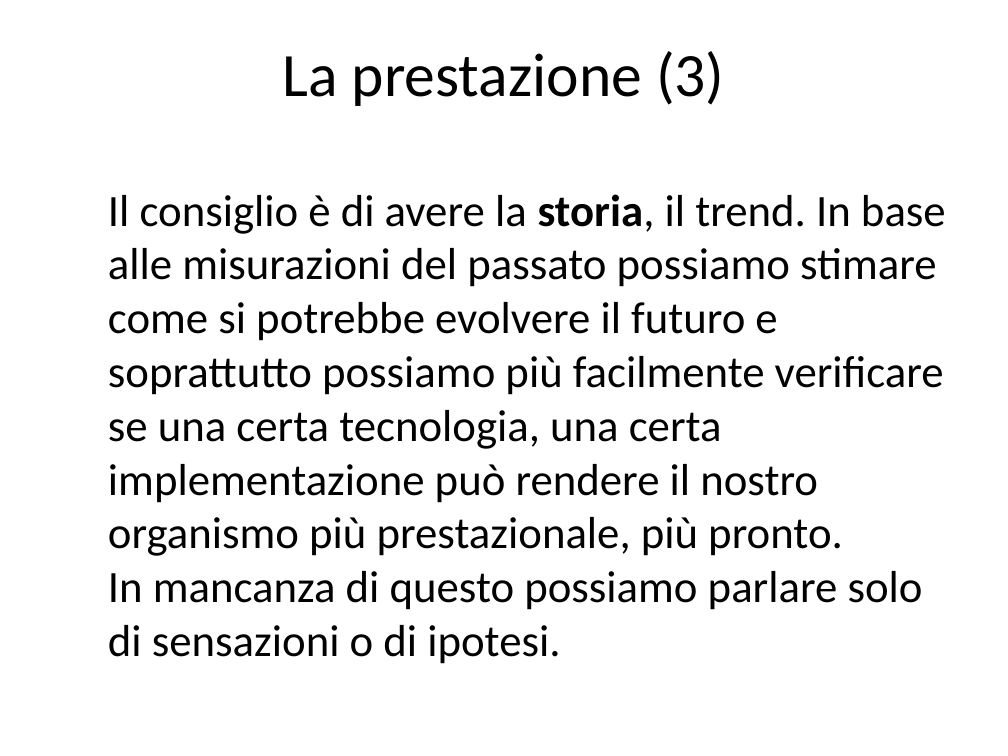
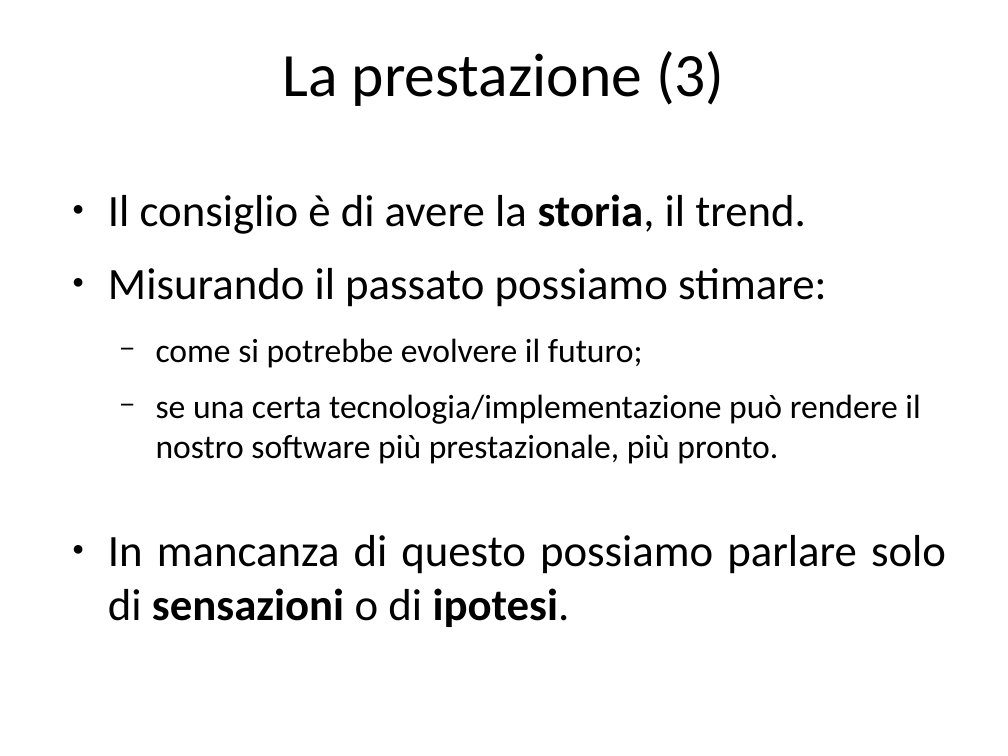
Before and after one commit to guidop/IAD13, a slide deck: slide 19 of La salute del software.odp (slide 20 before the commit). Drawn at 1008x756 pixels with LibreOffice and Linux fonts; fonts in the diff are those of the drawing. Boxes give left, top, right and bottom in pixels: in the first picture for what was removed or moved away, otherwise in the second. Text is boxed around its words. In the diff, an @@ line names an element or a change of style, - is before the commit and + after.

```diff
--- a/La salute del software.odp
+++ b/La salute del software.odp
@@ text at [108, 194, 946, 627]: text changed @@
-Il consiglio è di avere la storia, il trend. In base alle misurazioni del passato possiamo stimare come si potrebbe evolvere il futuro e soprattutto possiamo più facilmente verificare se una certa tecnologia, una certa implementazione può rendere il nostro organismo più prestazionale, più pronto.
-In mancanza di questo possiamo parlare solo di sensazioni o di ipotesi.
+● Il consiglio è di avere la storia, il trend.
+● Misurando il passato possiamo stimare:
+  − come si potrebbe evolvere il futuro;
+  − se una certa tecnologia/implementazione può rendere il nostro software più prestazionale, più pronto.
+● In mancanza di questo possiamo parlare solo di sensazioni o di ipotesi.
```
Also in this commit, not shown: 39 other slides changed, 5 slides added, 3 slides removed.
